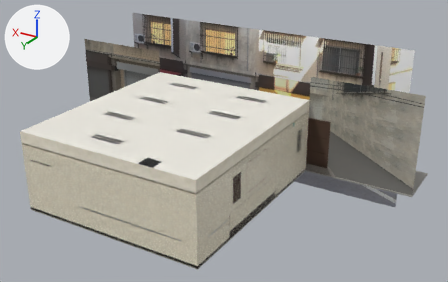
One commit to the glTF model assets/models/env/second_ai/l118_home.glb: the scene before it, then after it.
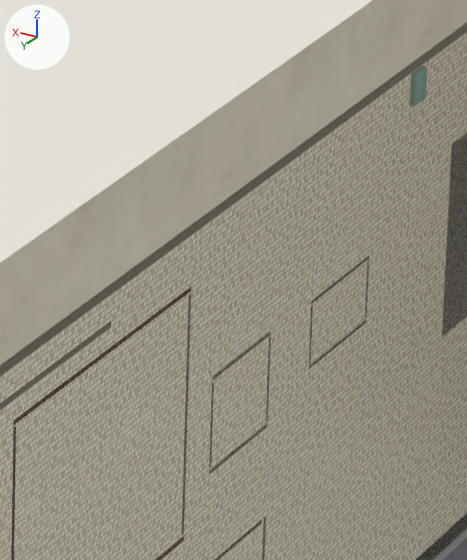
The first picture shows the older version from a 50 mm camera at (-13.22, 18.29, 11.73) aimed at (-1.12, -1.88, 1.64). The close-ups show the older and then the newer version on the part from 55% to 67% of the width and 41% to 64% of the height of that picture. Only the edits that show in the close-ups are written down. The axes (+X, +Y, +Z) are drawn at upper left. The lights are the same throughout. Where no turn or scale is listed for an object, it has been applied to the vertices. Vertices at exactly the same position are counted once.

Script lines for the objects in view, before the commit:
```python
me_l118_home_props = bpy.data.meshes.new('l118_home_props')
me_l118_home_props.from_pydata(...)  # 5668 vertices, 10692 faces; spans x -8.4..8.4, y -6.7..3.4, z -0.1..3.2
me_l118_home_props.materials.append(mat_l118_home_vc)
me_wall_w_trim = bpy.data.meshes.new('WALL_W_trim')
me_wall_w_trim.from_pydata(...)  # 1264 vertices, 2348 faces; spans x -3.8..-3.5, y -4.25..4.25, z 0.0..2.82
me_wall_w_trim.materials.append(mat_l118_home_vc)
me_wall_w_wall = bpy.data.meshes.new('WALL_W_wall')
me_wall_w_wall.from_pydata(...)  # 4 vertices, 2 faces; spans x -3.8, y -4.25..4.25, z 2.72..3.2
me_wall_w_wall.materials.append(mat_l118_home_wall)
ob_l118_home_props = bpy.data.objects.new('l118_home_props', me_l118_home_props)
ob_l118_home_props.location = (0.0, 0.0, 0.0)
ob_wall_w_trim = bpy.data.objects.new('WALL_W_trim', me_wall_w_trim)
ob_wall_w_trim.location = (0.0, 0.0, 0.0)
ob_wall_w_wall = bpy.data.objects.new('WALL_W_wall', me_wall_w_wall)
ob_wall_w_wall.location = (0.0, 0.0, 0.0)
# also in view: 'WALL_W_wain' at (-3.8, 0.0, 1.36); 'l118_home_ceiling' at (0.0, 0.0, 3.2)
```
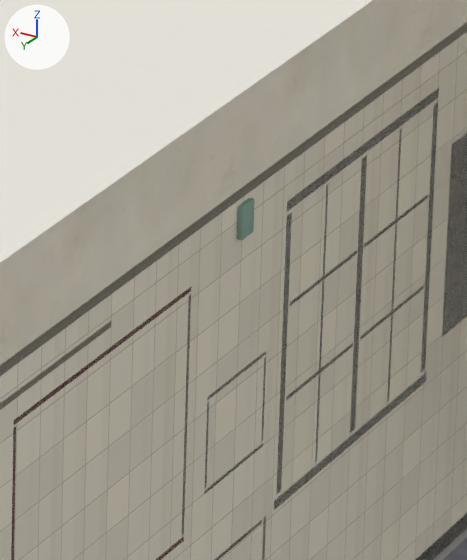
Changed parts and their boxes (x1, y1, x2, y2) in the close-ups (467 x 560 px; the box of a moved part takes in the faces that stretch with it):
'l118_home_props', reshaped
    before: (410, 66, 427, 106)
    after: (237, 198, 255, 240)
part 2 of me_wall_w_trim, moved or reshaped
    before: (209, 331, 271, 473)
    after: (204, 353, 266, 492)
part 3 of me_wall_w_trim, added (mostly hidden)
    after: (274, 375, 426, 508)
part 4 of me_wall_w_trim, added
    after: (350, 156, 367, 433)
part 5 of me_wall_w_trim, added
    after: (286, 344, 353, 399)
part 6 of me_wall_w_trim, added
    after: (291, 251, 357, 304)
part 7 of me_wall_w_trim, added
    after: (315, 185, 328, 461)
part 8 of me_wall_w_trim, added
    after: (360, 285, 424, 339)
part 9 of me_wall_w_trim, added
    after: (364, 198, 426, 246)
part 10 of me_wall_w_trim, added
    after: (387, 131, 402, 401)
part 11 of me_wall_w_trim, deleted (mostly hidden)
    before: (309, 258, 369, 368)
part 12 of me_wall_w_trim, added
    after: (276, 90, 439, 494)

The edits, one by one:
me_l118_home_props is used by ob_l118_home_props; location (0.0, 0.0, 0.0).
me_l118_home_props had 5668 vertices, 10692 faces and spanned x -8.4..8.4, y -6.7..3.4, z -0.1..3.2.
me_l118_home_props now has 5858 vertices, 11048 faces and spans x -8.4..8.4, y -6.7..3.4, z -0.1..3.2.
me_l118_home_props part 1: 132 vertices moved from x -3.8..-3.4, y -2.9..-2.6, z 2.4..2.7 to x -3.8..-3.4, y -1.1..-0.8, z 2.3..2.7.
Other edits to the shape of me_l118_home_props do not show in these pictures.
me_wall_w_trim is used by ob_wall_w_trim; location (0.0, 0.0, 0.0).
me_wall_w_trim had 1264 vertices, 2348 faces and spanned x -3.8..-3.5, y -4.25..4.25, z 0.0..2.82.
me_wall_w_trim now has 1312 vertices, 2412 faces and spans x -3.8..-3.52, y -4.25..4.25, z 0.0..2.82.
me_wall_w_trim part 2: the loose piece of 88 vertices spanning x -3.8..-3.78, y -1.33..-0.75, z 1.47..1.95 is moved by (0.0, 0.04, -0.08).
me_wall_w_trim part 3: the loose piece of 24 vertices spanning x -3.8..-3.77, y 1.44..2.0, z 1.28..2.32 is copied, and the copy is scaled about its middle by (2.75, 2.93, 0.055), then moved by (0.02, -3.94, -0.75); it spans x -3.8..-3.73, y -3.04..-1.41, z 1.01..1.08.
me_wall_w_trim part 4: the loose piece of 24 vertices spanning x -3.8..-3.77, y -3.62..-3.18, z 1.18..2.18 is copied, and the copy is scaled about its middle by (1.92, 0.138, 1.38), then moved by (0.01, 1.17, 0.09); it spans x -3.8..-3.75, y -2.26..-2.19, z 1.08..2.46.
me_wall_w_trim part 5: the loose piece of 24 vertices spanning x -3.8..-3.77, y -3.62..-3.18, z 1.18..2.18 is copied, and the copy is scaled about its middle by (-1.6, -1.58, -0.0229), then moved by (0.01, 1.55, -0.14); it spans x -3.8..-3.76, y -2.19..-1.5, z 1.53..1.55.
me_wall_w_trim part 6: the loose piece of 24 vertices spanning x -3.8..-3.77, y -3.62..-3.18, z 1.18..2.18 is copied, and the copy is scaled about its middle by (-1.6, -1.58, -0.0229), then moved by (0.01, 1.55, 0.32); it spans x -3.8..-3.76, y -2.19..-1.5, z 1.99..2.01.
me_wall_w_trim part 7: the loose piece of 24 vertices spanning x -3.8..-3.77, y -3.62..-3.18, z 1.18..2.18 is copied, and the copy is scaled about its middle by (1.65, 0.0526, 1.39), then moved by (0.01, 1.56, 0.09); it spans x -3.8..-3.76, y -1.86..-1.83, z 1.08..2.46.
me_wall_w_trim part 8: the loose piece of 24 vertices spanning x -3.8..-3.77, y -3.62..-3.18, z 1.18..2.18 is copied, and the copy is scaled about its middle by (-1.6, -1.58, -0.0229), then moved by (0.01, 0.79, -0.14); it spans x -3.8..-3.76, y -2.95..-2.26, z 1.53..1.55.
me_wall_w_trim part 9: the loose piece of 24 vertices spanning x -3.8..-3.77, y -3.62..-3.18, z 1.18..2.18 is copied, and the copy is scaled about its middle by (-1.6, -1.58, -0.0229), then moved by (0.01, 0.79, 0.32); it spans x -3.8..-3.76, y -2.95..-2.26, z 1.99..2.01.
me_wall_w_trim part 10: the loose piece of 24 vertices spanning x -3.8..-3.77, y -3.62..-3.18, z 1.18..2.18 is copied, and the copy is scaled about its middle by (1.65, 0.0526, 1.39), then moved by (0.01, 0.79, 0.09); it spans x -3.8..-3.76, y -2.62..-2.59, z 1.08..2.46.
me_wall_w_trim part 11: 16 loose pieces with 342 vertices, spanning x -3.8..-3.52, y -2.79..1.48, z 1.29..2.82, are deleted.
me_wall_w_trim part 12: 92 vertices added at x -3.8..-3.74, y -3.02..-1.43, z 1.08..2.53.
Other edits to the shape of me_wall_w_trim do not show in these pictures.
